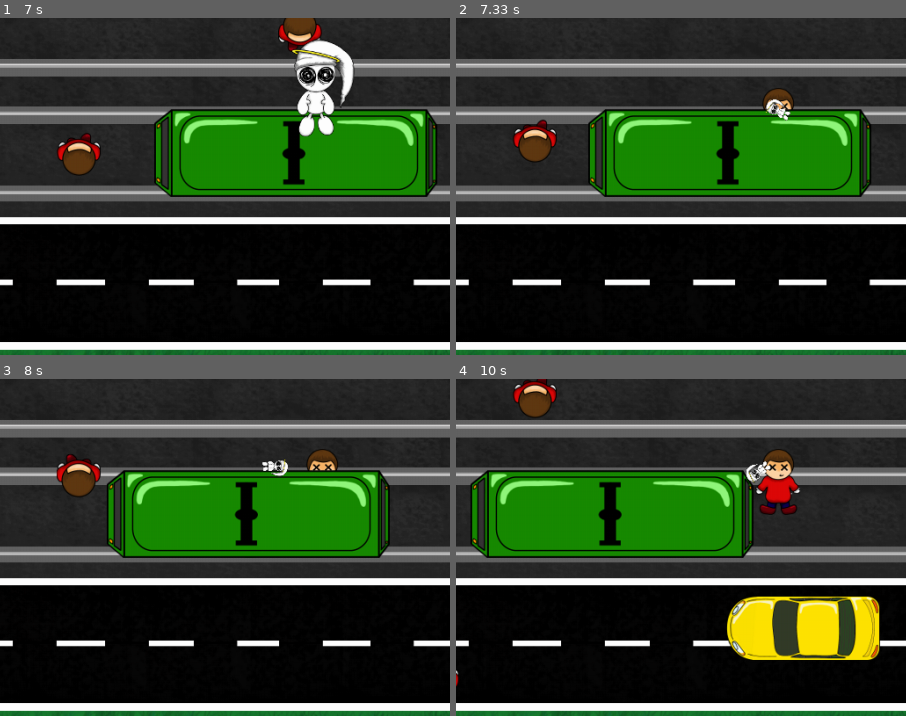
Above: before the commit, frames 1-4 (two rows, left to right).
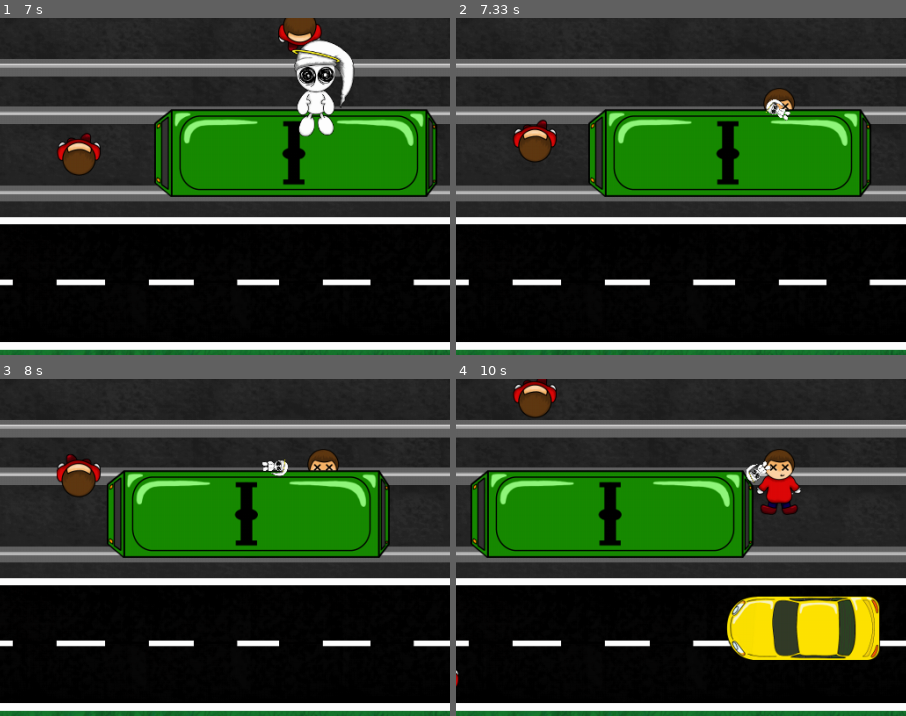
Above: after the commit, the same moments.

Repository: DanielKinsman/ghost-safety-squad-tigjamau
Game: pygame game, started from game.py
The game is run twice, just before and just after one commit, with the same random seed, the same clock (stepped at 60 frames per second) and the same inputs. The source is Python 2; it was converted automatically to run under Python 3.
Inputs:
- Up to frame 1 (7 s): hold Right 0.33-0.8 s; hold Up 0.83-1.13 s; hold Right 1.17-1.63 s; hold Left 1.67-2.2 s; hold Down 2.23-2.53 s; hold Left 2.57-2.97 s; hold Up 3-3.37 s; hold Right 3.4-4.03 s; hold Down 4.07-4.43 s; hold Left 4.47-4.93 s; hold Right 4.97-5.43 s; hold Up 5.47-5.77 s; hold Right 5.8-6.27 s; hold Left 6.3-6.83 s; hold Down from 6.87 s (still down)
- Up to frame 2 (7.33 s): release Down at 7.17 s; tap Space at 7.2 s
- Up to frame 3 (8 s): hold Left 7.53-7.93 s; tap Space at 7.6, 7.9 s; hold Up from 7.97 s (still down)
- Up to frame 4 (10 s): tap Space at 8.03, 8.43, 8.73, 9.1, 9.5, 9.8 s; release Up at 8.33 s; hold Right 8.37-9 s; hold Down 9.03-9.4 s; hold Left 9.43-9.9 s; hold Right from 9.93 s (still down)
The pictures show only the part of the screen within x 24-74%, y 39-89%; the shares and areas given below are measured in that part.

Frame 1 is identical in both runs. In frame 2, less than 0.1% of the frame differs, in the area x 68-76%, y 21-28%; in frame 3, 0.1%; in frame 4, 0.3%, in the area x 66-77%, y 21-40%.

Commit message:
Bugfix for Person goal error when no keys pressed down and being possessed

Diff:
--- a/game.py
+++ b/game.py
@@ -79,6 +79,7 @@
         self.direction = euclid.Vector2(0, 0)
         self.speed = 3
         self.animationFrameCount = 0
+        self.hostGoalY = 0
 
     def update(self):
         self.position += self.direction * self.speed
@@ -88,6 +89,7 @@
                 self.dispossess()
             else:
                 self.host.position = euclid.Vector2(self.position.x, self.position.y)
+                self.host.goal = self.position + (self.direction * 10)
 
         self.animationFrameCount += 1
         if self.host is None:
@@ -114,8 +116,10 @@
     def possess(self, person):
         self.host = person
         self.animationFrameCount = 0
+        self.hostGoalY = self.host.goal.y
 
     def dispossess(self):
+        self.host.goal = euclid.Vector2(self.host.position.x, self.hostGoalY)
         self.host = None
         self.animationFrameCount = 0
 
@@ -143,7 +147,10 @@
             velocity = self.currentDirection * self.speed
             self.position += velocity
 
-            angle = math.degrees(self.currentDirection.angle(euclid.Vector2(0, 1)))
+            try:
+                angle = math.degrees(self.currentDirection.angle(euclid.Vector2(0, 1)))
+            except ZeroDivisionError:
+                angle = 0 #no direction, probably possessed and no keys depressed
 
             # bit of a hack
             if self.currentDirection.x < 0:
